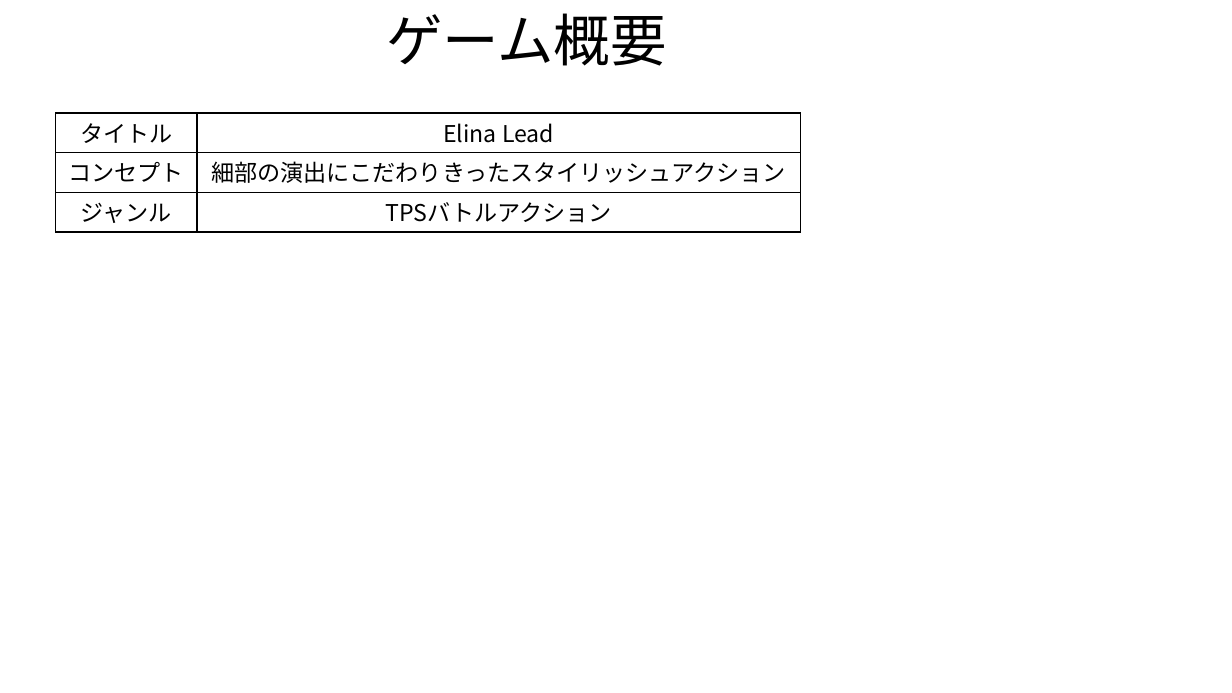
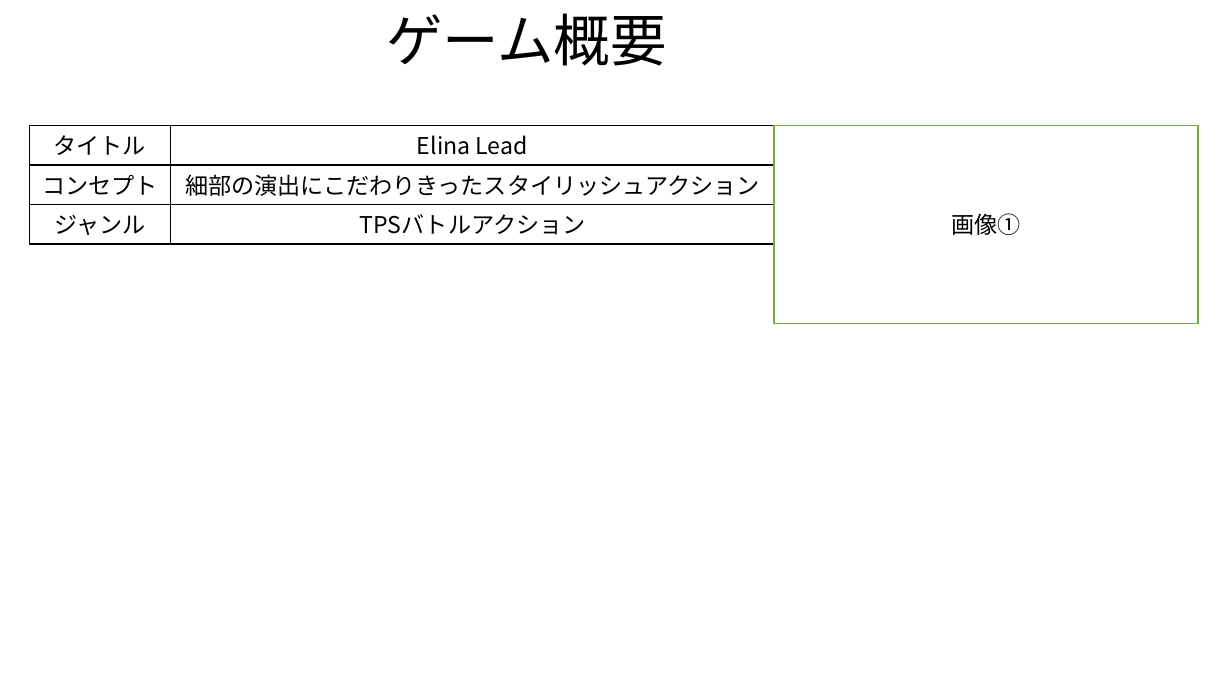
Before and after one commit to Grouse16/Cliques_Engine, a slide deck: slide 1 of 案/草案/Elina Lead草案.pptx. Drawn at 1232x693 pixels with LibreOffice and Linux fonts; fonts in the diff are those of the drawing. Boxes give left, top, right and bottom in pixels: in the first picture for what was removed or moved away, otherwise in the second. Text is boxed around its words. In the diff, an @@ line names an element or a change of style, - is before the commit and + after.

```diff
--- a/案/草案/Elina Lead草案.pptx
+++ b/案/草案/Elina Lead草案.pptx
@@ 4 rectangles: place and size @@
-4 rectangles at bbox=[55, 113, 800, 192]
+4 rectangles at bbox=[30, 126, 775, 205]
@@ rectangle added at bbox=[775, 126, 1199, 323], fill #FFFFFF, outline #70AD47 1 pt, 18 pt, text #000000 @@
+画像①
@@ rectangle "ジャンル": place and size @@
-rectangle "ジャンル" at bbox=[55, 192, 197, 232]
+rectangle "ジャンル" at bbox=[30, 204, 171, 244]
@@ rectangle "TPSバトルアクション": place and size @@
-rectangle "TPSバトルアクション" at bbox=[197, 192, 800, 232]
+rectangle "TPSバトルアクション" at bbox=[171, 204, 775, 244]
```
Also in this commit, not shown: 2 slides added, 7 other files.
